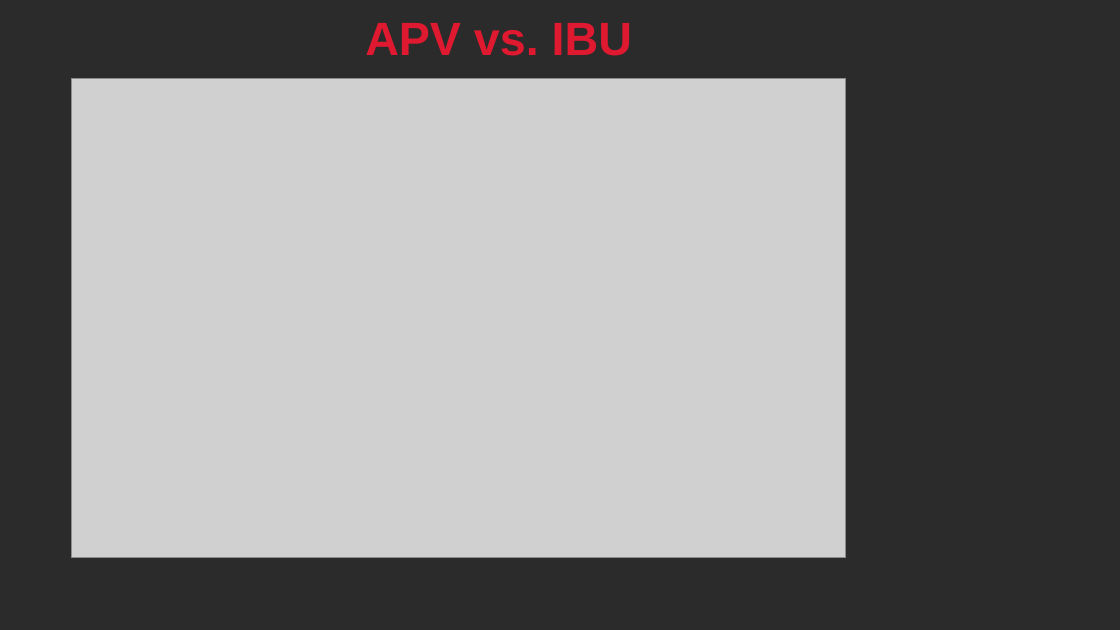
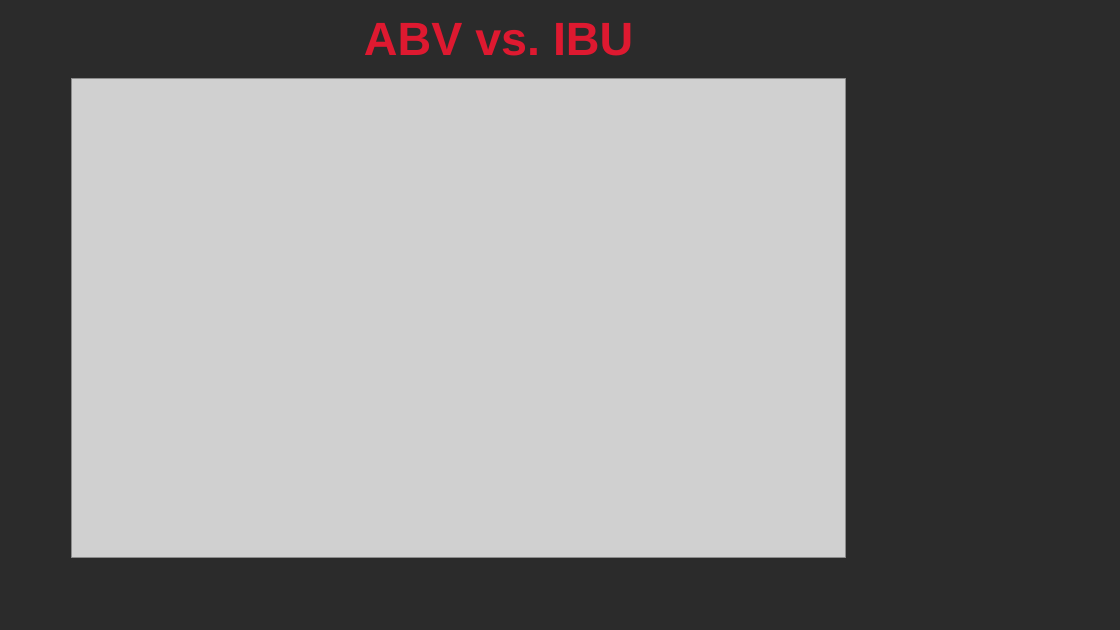
Before and after one commit to troymcsimov/6306, a slide deck: slide 9 of Case Study 1/EDA slides-1.pptx (slide 8 before the commit). Drawn at 1120x630 pixels with LibreOffice and Linux fonts; fonts in the diff are those of the drawing; grey boxes stand for pictures; background and template pictures are left out; a plain dark background stands for a picture behind light text. Boxes give left, top, right and bottom in pixels: in the first picture for what was removed or moved away, otherwise in the second. Text is boxed around its words. In the diff, an @@ line names an element or a change of style, - is before the commit and + after.

```diff
--- a/Case Study 1/EDA slides-1.pptx
+++ b/Case Study 1/EDA slides-1.pptx
@@ title at <box>364,23,633,56</box>: text changed @@
-APV vs. IBU
+ABV vs. IBU
```
Also in this commit, not shown: 6 other slides changed, 3 slides added, 1 slide removed.
